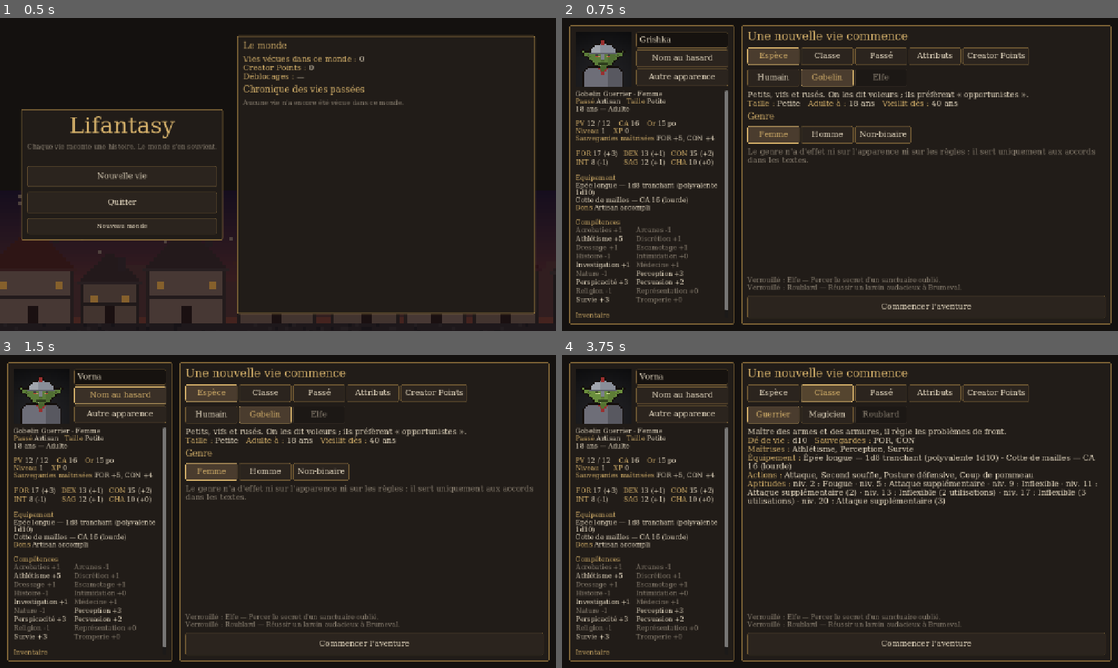
Above: before the commit, frames 1-4 (two rows, left to right).
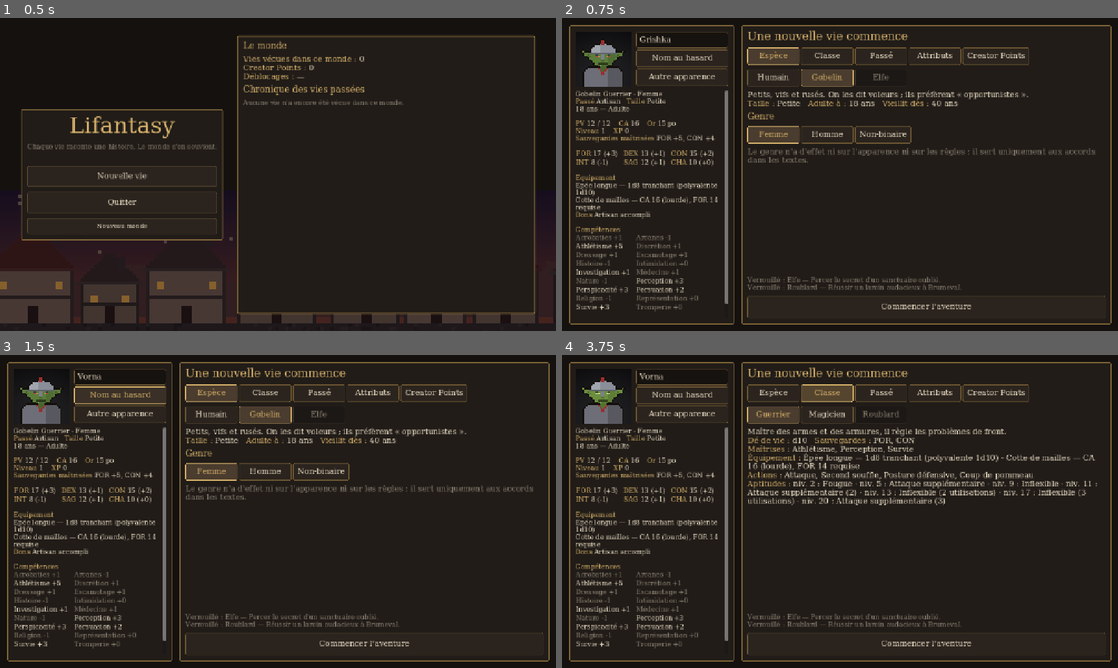
Above: after the commit, the same moments.

Repository: Zanzartiste/Smol_RPG_D10
Game: Godot game, scene res://scenes/title.tscn
Same seed, same stepped clock (60 frames per second), same inputs: the game is played once before the commit and once after it.
Inputs:
- Up to frame 1 (0.5 s): no input
- Up to frame 2 (0.75 s): click "Nouvelle vie" at 0.5 s
- Up to frame 3 (1.5 s): click "Nom au hasard" at 1.25 s
- Up to frame 4 (3.75 s): click "Autre apparence" at 2 s; click "Espèce" at 2.75 s; click "Classe" at 3.5 s

Frame 1 is identical in both runs. In frame 2, 2.2% of the frame differs, in the area x 2-30%, y 57-96%; in frame 3, 2.2%; in frame 4, 2.3%, in the area x 2-54%, y 34-96%.

Commit message:
Force requise pour porter les armures (vêtements 0, légère 10, intermédiaire 12, lourde 14)
Co-Authored-By: Claude Opus 5.5 <noreply@anthropic.com>

Diff:
--- a/claude_rpg/data/classes.json
+++ b/claude_rpg/data/classes.json
@@ -29,7 +29,7 @@
 		"ability_priority": ["int", "con", "dex", "wis", "cha", "str"],
 		"saving_throws": ["int", "wis"],
 		"skills": ["arcana", "investigation", "medicine"],
-		"equipment": {"main_hand": "quarterstaff"},
+		"equipment": {"main_hand": "quarterstaff", "armor": "robe"},
 		"spellcasting": "int",
 		"spell_slots": "full",
 		"actions": ["weapon_attack", "fire_bolt", "ray_of_frost", "magic_missile", "burning_hands", "mage_shield", "find_familiar"],
--- a/claude_rpg/data/equipment.json
+++ b/claude_rpg/data/equipment.json
@@ -13,6 +13,8 @@
 	{"id": "shortbow", "name": "Arc court", "category": "weapon", "damage": "1d6", "damage_type": "piercing", "properties": ["ranged", "two_handed"]},
 	{"id": "longbow", "name": "Arc long", "category": "weapon", "damage": "1d8", "damage_type": "piercing", "properties": ["ranged", "heavy", "two_handed"]},
 
+	{"id": "clothes", "name": "Vêtements ordinaires", "category": "armor", "armor_type": "clothing", "base_ac": 10, "value": 1},
+	{"id": "robe", "name": "Robe d'érudit", "category": "armor", "armor_type": "clothing", "base_ac": 10, "value": 2},
 	{"id": "padded", "name": "Armure matelassée", "category": "armor", "armor_type": "light", "base_ac": 11},
 	{"id": "leather", "name": "Armure de cuir", "category": "armor", "armor_type": "light", "base_ac": 11},
 	{"id": "studded_leather", "name": "Cuir clouté", "category": "armor", "armor_type": "light", "base_ac": 12},
--- a/claude_rpg/data/rules.json
+++ b/claude_rpg/data/rules.json
@@ -77,6 +77,13 @@
 		{"id": "venerable", "name": "Vénérable"}
 	],
 	"start_gold": 15,
+	"armor_strength": {
+		"_doc": "Force minimale pour porter une armure, selon son type (un objet peut la redéfinir avec \"strength\").",
+		"clothing": 0,
+		"light": 10,
+		"medium": 12,
+		"heavy": 14
+	},
 	"max_companions": 3,
 	"combat": {
 		"side_capacity": 4,
--- a/claude_rpg/scripts/core/data_validator.gd
+++ b/claude_rpg/scripts/core/data_validator.gd
@@ -79,7 +79,9 @@
 					errors.append(ctx + " : arme polyvalente sans versatile_damage valide")
 			"armor":
 				if item.get("armor_type") not in Equipment.ARMOR_TYPE_NAMES:
-					errors.append(ctx + " : armor_type doit valoir light, medium ou heavy")
+					errors.append(ctx + " : armor_type doit valoir clothing, light, medium ou heavy")
+				elif not item.has("strength") and not db.rules.get("armor_strength", {}).has(item.get("armor_type")):
+					errors.append(ctx + " : aucune Force requise définie pour « %s » (rules.json › armor_strength)" % item.get("armor_type"))
 				if not item.has("base_ac"):
 					errors.append(ctx + " : base_ac manquant")
 			"shield", "accessory":
--- a/claude_rpg/scripts/events/effects.gd
+++ b/claude_rpg/scripts/events/effects.gd
@@ -123,10 +123,14 @@
 				if ch.add_feat(e["id"]):
 					lines.append(Loc.ui("Nouveau don : %s !") % Feats.name_of(e["id"]))
 			"equip":
-				for removed in ch.equip(e["id"]):
-					if removed != Equipment.UNARMED:
-						ch.add_item(removed)  # l'objet remplacé retourne dans le sac
-				lines.append(Loc.ui("Équipé : %s") % Equipment.name_of(e["id"]))
+				if not ch.can_wear(e["id"]):
+					ch.add_item(e["id"])  # trop lourd : il reste dans le sac
+					lines.append(Loc.ui("Obtenu : %s (%s)") % [Items.name_of(e["id"]), ch.wear_problem(e["id"])])
+				else:
+					for removed in ch.equip(e["id"]):
+						if removed != Equipment.UNARMED:
+							ch.add_item(removed)  # l'objet remplacé retourne dans le sac
+					lines.append(Loc.ui("Équipé : %s") % Equipment.name_of(e["id"]))
 			"add_defense":
 				ch.defenses.add(e["kind"], e["id"])
 				lines.append(Modifiers.describe({"type": e["kind"], "damage_type": e["id"], "status": e["id"]}))
--- a/claude_rpg/scripts/model/character.gd
+++ b/claude_rpg/scripts/model/character.gd
@@ -44,10 +44,17 @@
 		scores = PointBuy.from_class(cls).final_scores()
 	for ability in Abilities.ids():
 		c.abilities[ability] = int(scores.get(ability, 10))
-	c.equipment = class_data.get("equipment", {}).duplicate()
 	var background_feat := Feats.for_background(c.background_id)
 	if background_feat != "":
 		c.feats.append(background_feat)
+	# Équipement de la classe : ce que le personnage n'a pas la force de porter reste dans le sac.
+	var class_equipment: Dictionary = class_data.get("equipment", {})
+	for slot: String in class_equipment:
+		var item_id: String = class_equipment[slot]
+		if c.wear_problem(item_id) == "":
+			c.equipment[slot] = item_id
+		else:
+			c.add_item(item_id)
 
 
 	c.max_hp = c.compute_max_hp()
@@ -232,6 +239,19 @@
 
 
 # --- Équipement --------------------------------------------------------------
+
+## Raison pour laquelle le personnage ne peut pas porter un équipement ("" s'il le peut).
+func wear_problem(item_id: String) -> String:
+	var required := Equipment.strength_required(item_id)
+	var strength := ability_score("str")
+	if strength < required:
+		return Loc.ui("Force %d requise (vous avez %d)") % [required, strength]
+	return ""
+
+
+func can_wear(item_id: String) -> bool:
+	return wear_problem(item_id) == ""
+
 
 func weapon_id() -> String:
 	return equipment.get("main_hand", Equipment.UNARMED)
--- a/claude_rpg/scripts/model/life_state.gd
+++ b/claude_rpg/scripts/model/life_state.gd
@@ -118,7 +118,7 @@
 
 ## Équipe un membre du groupe avec un objet du sac ; les objets retirés retournent dans le sac.
 func equip(member: Character, item_id: String) -> bool:
-	if not Items.is_equipment(item_id) or character.item_count(item_id) <= 0:
+	if not Items.is_equipment(item_id) or character.item_count(item_id) <= 0 or not member.can_wear(item_id):
 		return false
 	character.remove_item(item_id)
 	for removed in member.equip(item_id):
--- a/claude_rpg/scripts/rules/equipment.gd
+++ b/claude_rpg/scripts/rules/equipment.gd
@@ -7,7 +7,9 @@
 ## Arme  : {"category": "weapon", "damage": "1d8", "damage_type": "slashing",
 ##          "properties": ["finesse", "light", "thrown", "versatile", "heavy", "two_handed", "ranged"],
 ##          "versatile_damage": "1d10"}
-## Armure : {"category": "armor", "armor_type": "light" | "medium" | "heavy", "base_ac": 11}
+## Armure : {"category": "armor", "armor_type": "clothing" | "light" | "medium" | "heavy", "base_ac": 11,
+##           "strength"?: N}  Force minimale pour la porter ; par défaut celle de son type
+##           (rules.json › armor_strength : vêtements 0, légère 10, intermédiaire 12, lourde 14).
 ## Bouclier : {"category": "shield", "ac_bonus": 2}
 ## Accessoire : {"category": "accessory", "slot": "cloak" | "amulet" | "ring"}
 ## Facultatif pour tous : "modifiers" (voir Modifiers), "rarity", "value", "description" (voir Items).
@@ -27,7 +29,7 @@
 	"finesse": "finesse", "light": "légère", "thrown": "lancer", "versatile": "polyvalente",
 	"heavy": "lourde", "two_handed": "à deux mains", "ranged": "à distance",
 }
-const ARMOR_TYPE_NAMES := {"light": "légère", "medium": "intermédiaire", "heavy": "lourde"}
+const ARMOR_TYPE_NAMES := {"clothing": "vêtement", "light": "légère", "medium": "intermédiaire", "heavy": "lourde"}
 
 
 static func ids() -> Array[String]:
@@ -109,7 +111,18 @@
 	return "str"
 
 
-## Classe d'armure : sans armure 10 + DEX ; légère base + DEX ; intermédiaire base + DEX (max 2) ;
+## Force minimale pour porter un équipement (0 si aucune) : "strength" de l'objet, sinon celle de son
+## type d'armure (rules.json › armor_strength).
+static func strength_required(id: String) -> int:
+	var item := def(id)
+	if item.has("strength"):
+		return int(item["strength"])
+	if is_armor(id):
+		return int(DB.rules.get("armor_strength", {}).get(item.get("armor_type", ""), 0))
+	return 0
+
+
+## Classe d'armure : sans armure 10 + DEX ; vêtements et armure légère base + DEX ; intermédiaire base + DEX (max 2) ;
 ## lourde base seule ; + bonus du bouclier.
 static func armor_class(armor_id: String, shield_id: String, dex_mod: int) -> int:
 	var ac := 10 + dex_mod
@@ -117,7 +130,7 @@
 		var armor := def(armor_id)
 		var base := int(armor.get("base_ac", 10))
 		match armor.get("armor_type", "light"):
-			"light":
+			"clothing", "light":
 				ac = base + dex_mod
 			"medium":
 				ac = base + mini(dex_mod, MEDIUM_ARMOR_DEX_CAP)
@@ -147,8 +160,11 @@
 				props.append(label)
 			return text + (" (%s)" % ", ".join(props) if not props.is_empty() else "")
 		"armor":
-			return "%s — CA %d (%s)" % [item["name"], int(item.get("base_ac", 10)),
+			var text := "%s — CA %d (%s)" % [item["name"], int(item.get("base_ac", 10)),
 				ARMOR_TYPE_NAMES.get(item.get("armor_type", "light"), "")]
+			if strength_required(id) > 0:
+				text += Loc.ui(", FOR %d requise") % strength_required(id)
+			return text
 		"shield":
 			return "%s — CA +%d" % [item["name"], int(item.get("ac_bonus", 2))]
 		"accessory":
--- a/claude_rpg/scripts/ui/inventory_view.gd
+++ b/claude_rpg/scripts/ui/inventory_view.gd
@@ -179,7 +179,14 @@
 		label.tooltip_text = Items.description_of(item_id)
 		row.add_child(label)
 		if Items.is_equipment(item_id):
-			row.add_child(_small_button(tr("Équiper"), _on_equip.bind(item_id)))
+			var equip := _small_button(tr("Équiper"), _on_equip.bind(item_id))
+			var problem := _member.wear_problem(item_id)
+			equip.disabled = problem != ""
+			equip.tooltip_text = problem
+			row.add_child(equip)
+			if problem != "":
+				label.text += "\n[font_size=14][color=%s]%s : %s[/color][/font_size]" % [UITheme.BAD.to_html(false),
+					_member.name, problem]
 		if Items.is_usable_outside_combat(item_id):
 			var use := _small_button(tr("Utiliser"), _on_use.bind(item_id))
 			use.disabled = _member.hp >= _member.max_hp
--- a/claude_rpg/tests/test_runner.gd
+++ b/claude_rpg/tests/test_runner.gd
@@ -24,6 +24,7 @@
 	"_test_spell_progression",
 	"_test_class_features",
 	"_test_inventory",
+	"_test_armor_strength",
 	"_test_combat",
 	"_test_combat_turns",
 	"_test_companions",
@@ -799,6 +800,30 @@
 	_expect(saved.equipment.get("cloak", "") == "" and saved.equipment["ring"] == "ring_fire_resistance",
 		"sauvegarde : accessoires équipés")
 	Game.combat = null
+	return true
+
+
+func _test_armor_strength() -> bool:
+	_expect(Equipment.strength_required("robe") == 0 and Equipment.strength_required("leather") == 10
+		and Equipment.strength_required("chain_shirt") == 12 and Equipment.strength_required("plate") == 14
+		and Equipment.strength_required("longsword") == 0, "Force requise : vêtements 0, légère 10, intermédiaire 12, lourde 14")
+	_expect(Equipment.describe("chain_mail").ends_with("FOR 14 requise"), "description : Force requise")
+
+	var weak := {"str": 8, "dex": 15, "con": 14, "int": 10, "wis": 12, "cha": 13}
+	var fighter := Character.create("human", "fighter", "Fluet", {"abilities": weak})
+	_expect(not fighter.equipment.has("armor") and fighter.item_count("chain_mail") == 1,
+		"création : l'armure trop lourde reste dans le sac")
+	_expect(fighter.wear_problem("chain_mail") == "Force 14 requise (vous avez 8)" and fighter.can_wear("robe"), "raison affichée")
+	var strong := Character.create("human", "fighter", "Costaud")
+	_expect(strong.equipment["armor"] == "chain_mail", "guerrier au modèle (FOR 17) : cotte de mailles portée")
+
+	Game.start_life(fighter, 71)
+	_expect(not Game.life.equip(fighter, "chain_mail") and fighter.item_count("chain_mail") == 1, "équiper : refusé sans la Force")
+	fighter.abilities["str"] = 14
+	_expect(Game.life.equip(fighter, "chain_mail") and fighter.equipment["armor"] == "chain_mail", "équiper : accepté avec FOR 14")
+	fighter.abilities["str"] = 8
+	Effects.apply_all([{"type": "equip", "id": "plate"}], Game.life, Meta)
+	_expect(fighter.equipment["armor"] == "chain_mail" and fighter.item_count("plate") == 1, "effet equip : trop lourd, rangé dans le sac")
 	return true
 
 
Not shown, changed: docs/classes.md
Not shown, changed: docs/modele_donnees.md
